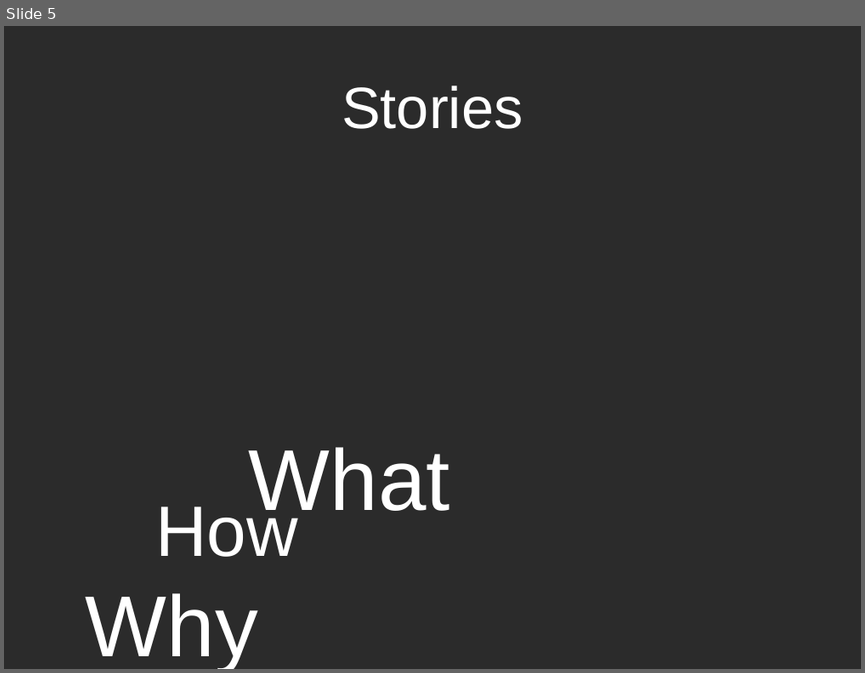
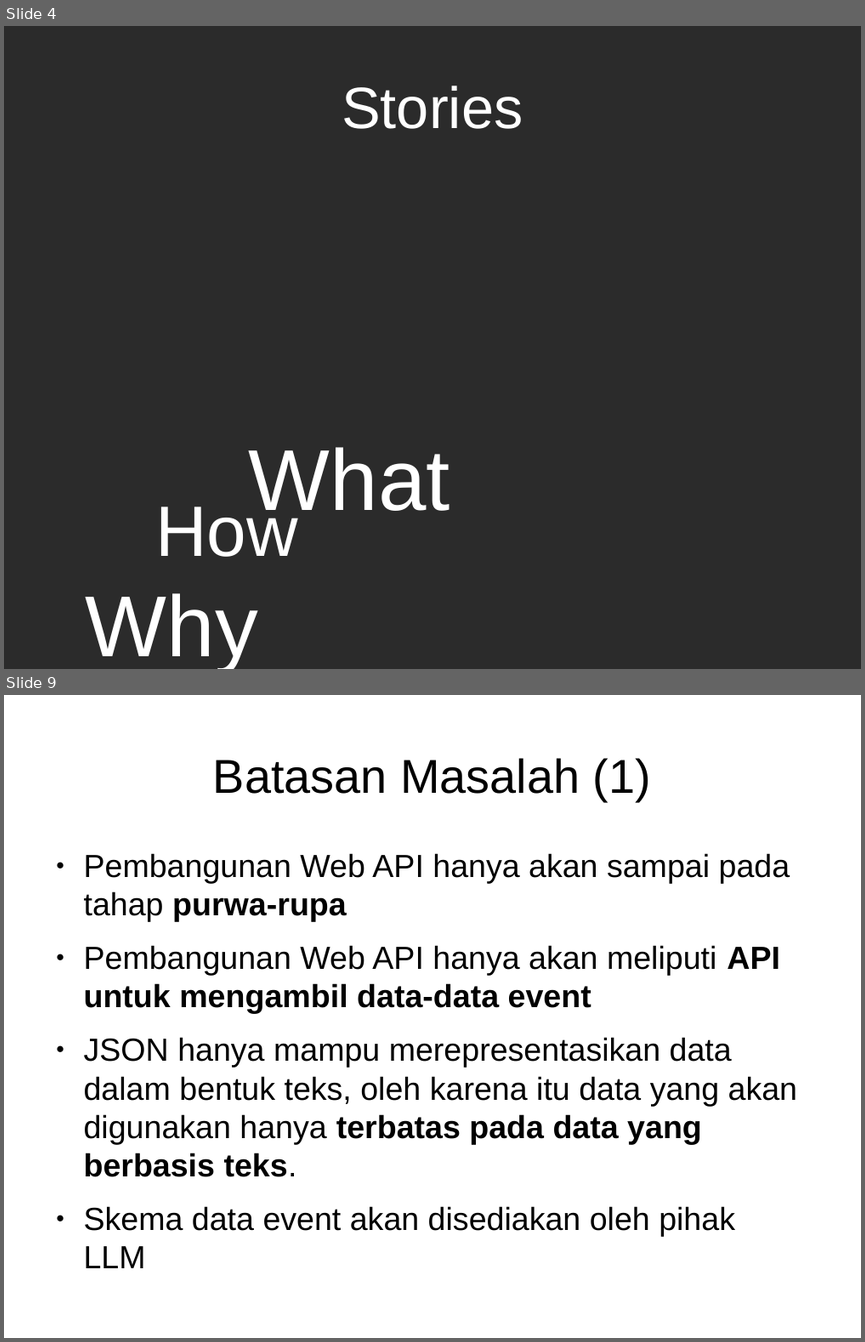
Before and after one commit to muhammadghazali/ghanoz-json-skripsi, a slide deck: slide-presentasi/presentasi-tugas-akhir.odp. Shown one above the other, each under a label of ours: slide 5 before the commit, slides 4 and 9 after it; the slides between them are not shown. The pictures are 865x673 and 865x1342 pixels, drawn with LibreOffice and Linux fonts; fonts in the diff are those of the drawing; background and template pictures are left out; a plain dark background stands for a picture behind light text. Boxes give left, top, right and bottom in pixels: in the first picture for what was removed or moved away, otherwise in the second. Text is boxed around its words. In the diff, an @@ line names an element or a change of style, - is before the commit and + after.

Commit message:
Menambahkan beberapa bagian tentang rumusan masalah, batasan masalah, pengantar

```diff
--- a/slide-presentasi/presentasi-tugas-akhir.odp
+++ b/slide-presentasi/presentasi-tugas-akhir.odp
@@ slide 9 added at (4,695,861,1338), background #FFFFFF @@
@@ title added at (213,758,651,801), 44 pt, text #000000 @@
+Batasan Masalah (1)
@@ text added at (84,853,797,1236), 29.6 pt, text #000000 @@
+● Pembangunan Web API hanya akan sampai pada tahap purwa-rupa
+● Pembangunan Web API hanya akan meliputi API untuk mengambil data-data event
+● JSON hanya mampu merepresentasikan data dalam bentuk teks, oleh karena itu data yang akan digunakan hanya terbatas pada data yang berbasis teks.
+● Skema data event akan disediakan oleh pihak LLM
@@ what was slide 5 is now slide 4 @@
```
Also in this commit, not shown: 2 slides changed, 7 other slides added, 3 slides removed, 4 other files.
